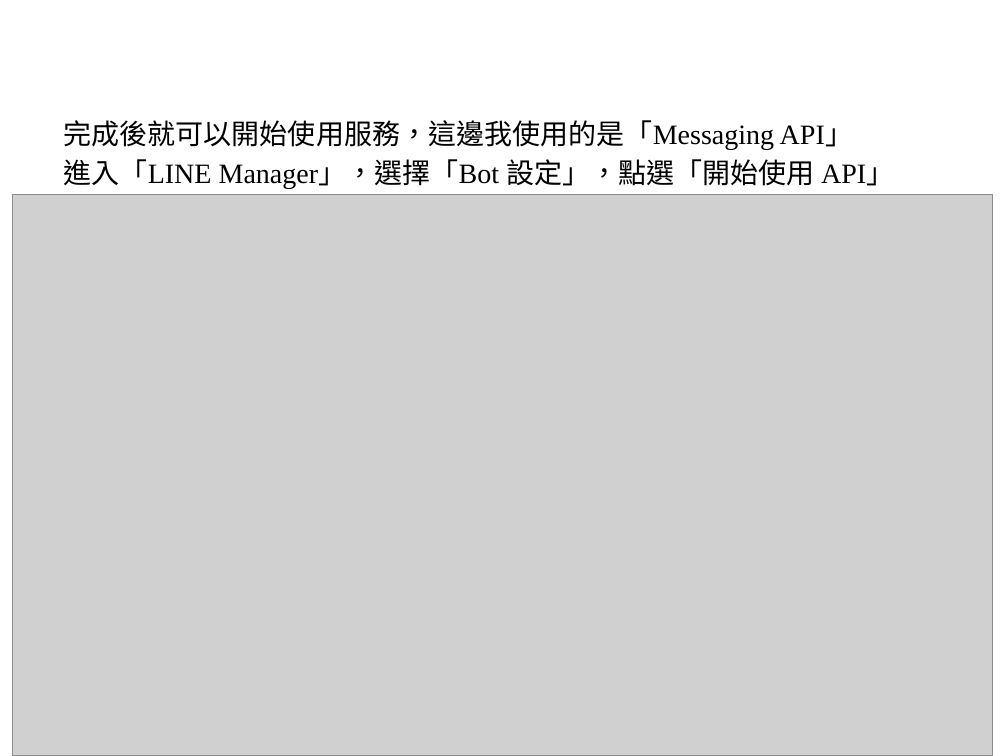
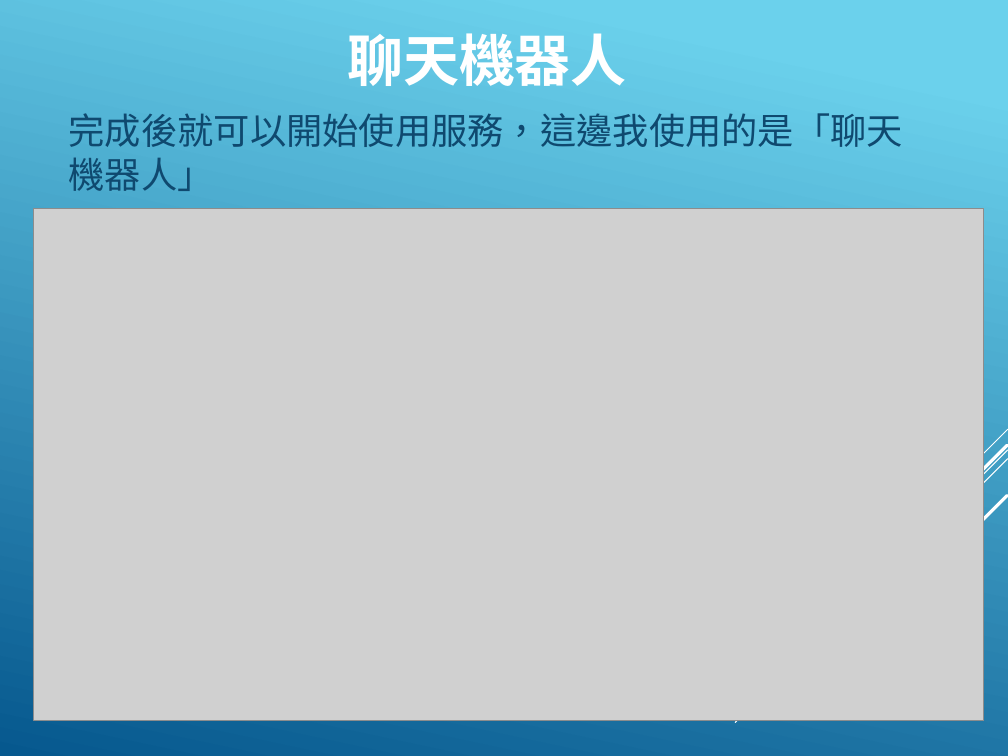
Before and after one commit to hyper570908/nodeDemo, a slide deck: slide 11 of doc/Line_BOT.pptx (slide 7 before the commit). Drawn at 1008x756 pixels with LibreOffice and Linux fonts; fonts in the diff are those of the drawing; grey boxes stand for pictures; background and template pictures are left out. Boxes give left, top, right and bottom in pixels: in the first picture for what was removed or moved away, otherwise in the second. Text is boxed around its words. In the diff, an @@ line names an element or a change of style, - is before the commit and + after.

Commit message:
[0.0.17] Update line bot ppt

```diff
--- a/doc/Line_BOT.pptx
+++ b/doc/Line_BOT.pptx
@@ background picture (left out) to gradient #6ED2EB to #06588E @@
@@ title at (347,33,627,86): text changed; bold on @@
-申請 Line Bot 帳號
+聊天機器人
@@ text "完成後就可以開始使用服務，這邊我使用的是「聊天機器人」" at (69,113,903,191): vertical alignment bottom to middle @@
@@ text at (69,113,903,191): text changed; size 20 to 25.9 pt; font Times New Roman to League Spartan; text colour #000000 to #0F496F @@
-完成後就可以開始使用服務，這邊我使用的是「Messaging API」
-進入「LINE Manager」，選擇「Bot 設定」，點選「開始使用 API」
+完成後就可以開始使用服務，這邊我使用的是「聊天機器人」
@@ picture: place and size @@
-picture at (12,195,993,756)
+picture at (34,209,984,722)
@@ group added at (736,429,1008,723): 5 lines @@
```
Also in this commit, not shown: 16 other slides changed, 12 slides added, 1 slide removed.
